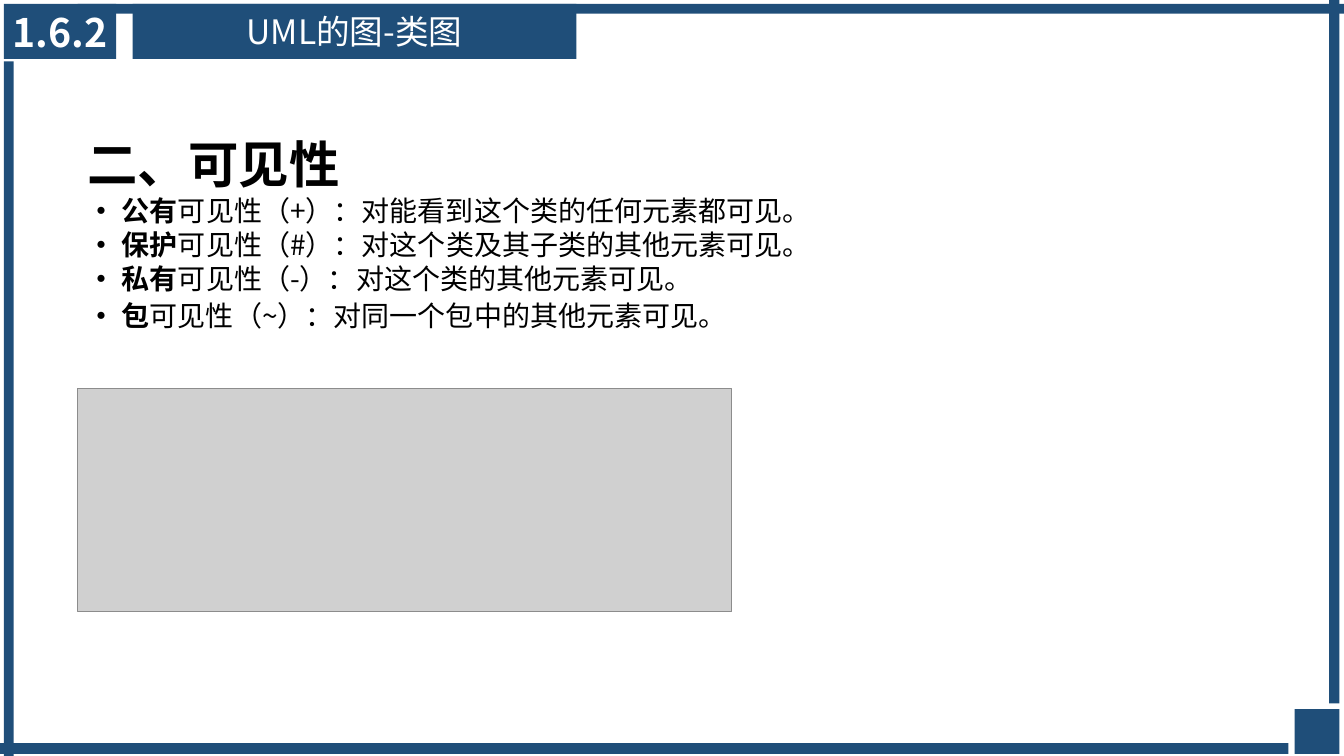
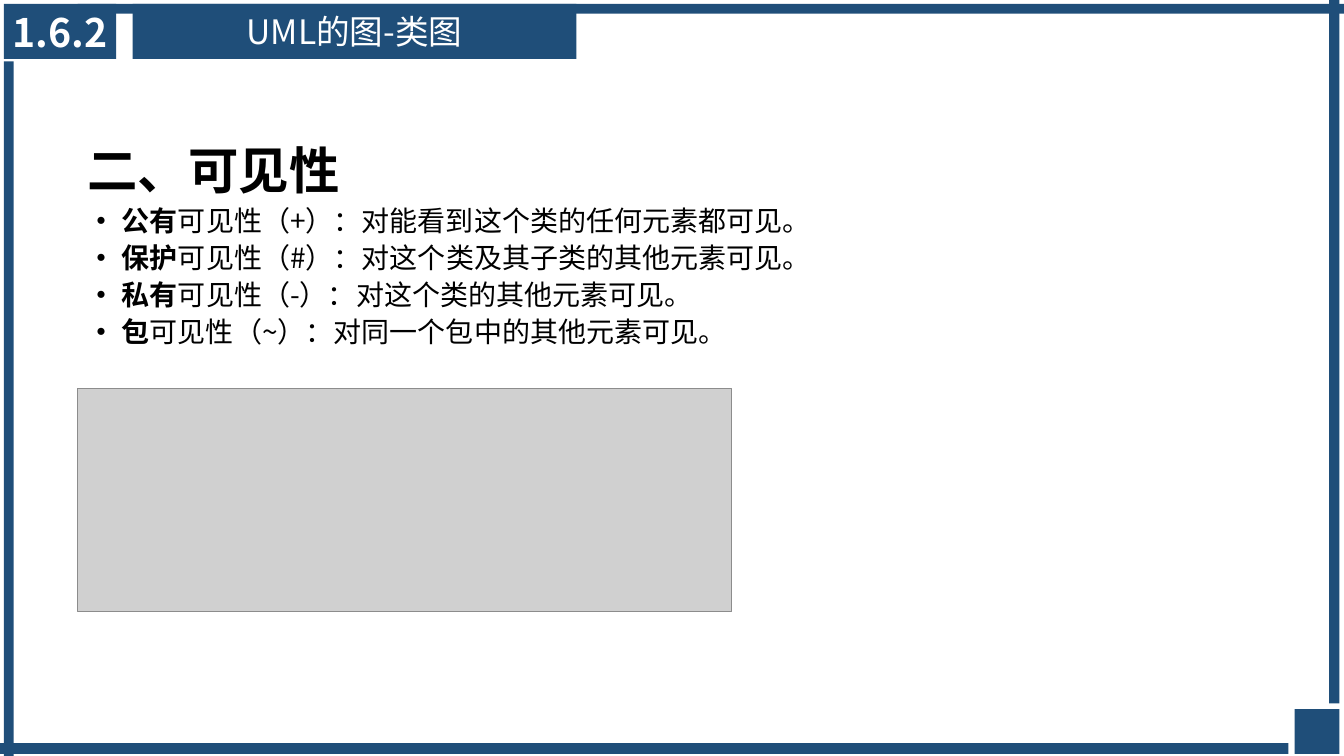
Before and after one commit to ZUCC-SRA2021-G05/Community-GB, a slide deck: slide 24 of 翻转课堂PPT/翻转课堂-UML概述.pptx. Drawn at 1344x756 pixels with LibreOffice and Linux fonts; fonts in the diff are those of the drawing; grey boxes stand for pictures. Boxes give left, top, right and bottom in pixels: in the first picture for what was removed or moved away, otherwise in the second. Text is boxed around its words. In the diff, an @@ line names an element or a change of style, - is before the commit and + after.

```diff
--- a/翻转课堂PPT/翻转课堂-UML概述.pptx
+++ b/翻转课堂PPT/翻转课堂-UML概述.pptx
@@ text at <box>87,146,811,345</box>: text changed @@
-二、可见性 · 公有可见性（+）：对能看到这个类的任何元素都可见。 · 保护可见性（#）：对这个类及其子类的其他元素可见。 · 私有可见性（-）：对这个类的其他元素可见。 · 包可见性（~）：对同一个包中的其他元素可见。
+二、可见性
+· 公有可见性（+）：对能看到这个类的任何元素都可见。
+· 保护可见性（#）：对这个类及其子类的其他元素可见。
+· 私有可见性（-）：对这个类的其他元素可见。
+· 包可见性（~）：对同一个包中的其他元素可见。
```
Also in this commit, not shown: 13 other slides changed.
